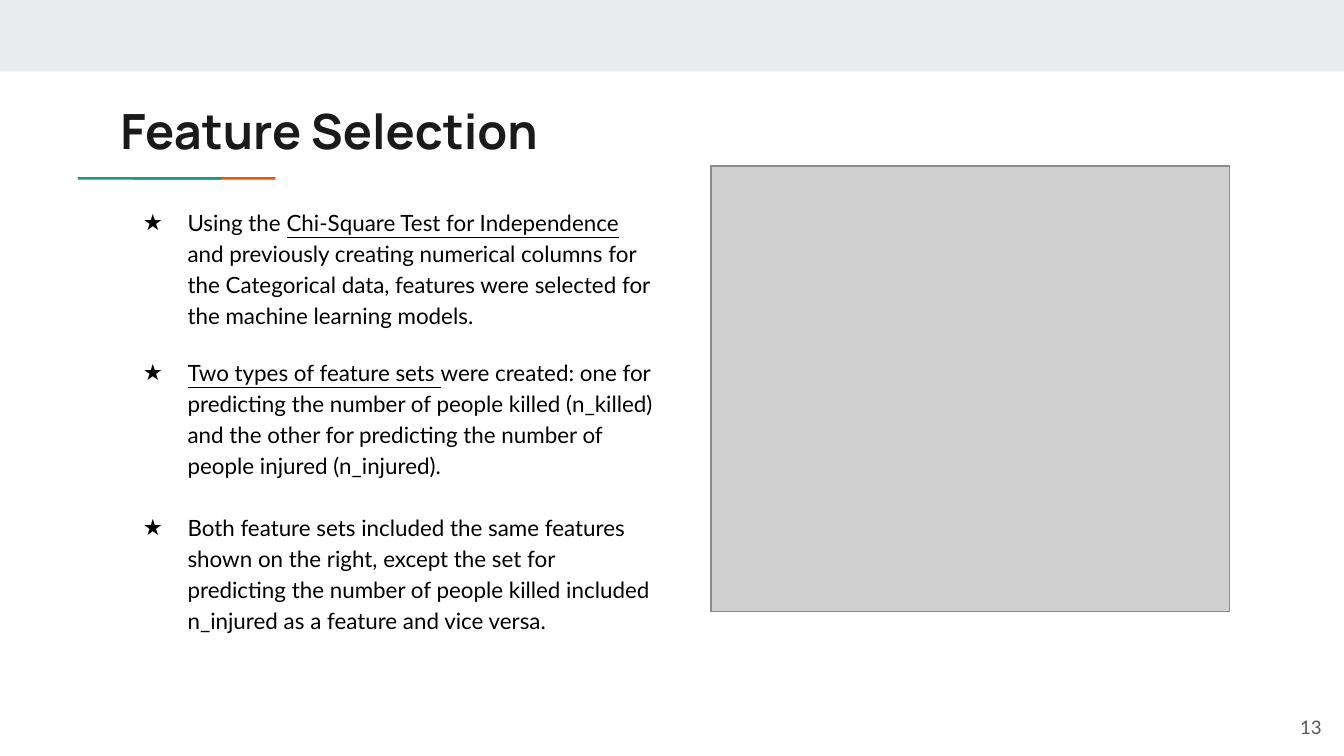
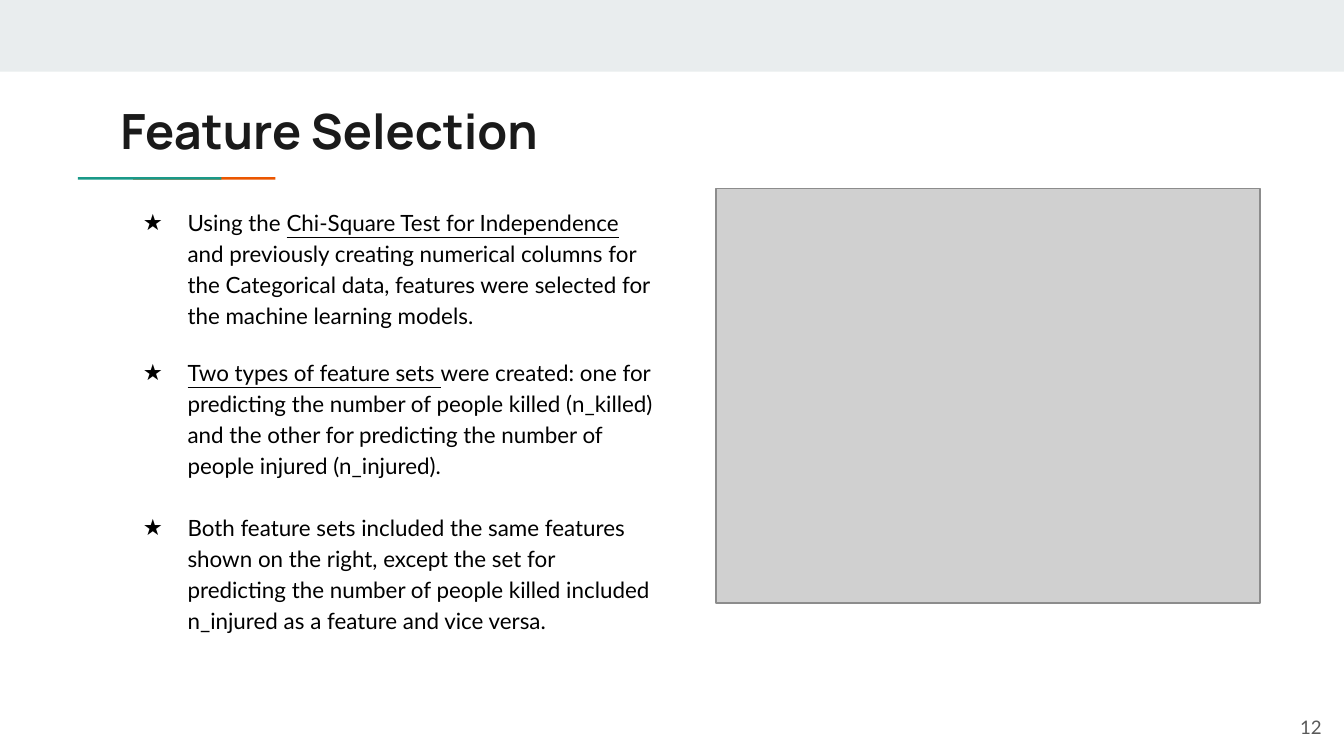
Before and after one commit to nysportsfan/Gun-Violence-in-the-US, a slide deck: slide 12 of Final_Presentation/06_gun_violence_presentation.pptx (slide 13 before the commit). Drawn at 1344x756 pixels with LibreOffice and Linux fonts; fonts in the diff are those of the drawing; grey boxes stand for pictures. Boxes give left, top, right and bottom in pixels: in the first picture for what was removed or moved away, otherwise in the second. Text is boxed around its words. In the diff, an @@ line names an element or a change of style, - is before the commit and + after.

```diff
--- a/Final_Presentation/06_gun_violence_presentation.pptx
+++ b/Final_Presentation/06_gun_violence_presentation.pptx
@@ picture: place and size @@
-picture at <box>711,167,1230,613</box>
+picture at <box>716,188,1261,603</box>
@@ page number at <box>1300,720,1322,734</box>: text changed @@
-13
+12
```
Also in this commit, not shown: 6 other slides changed, 1 slide added, 2 slides removed, 1 other file.
